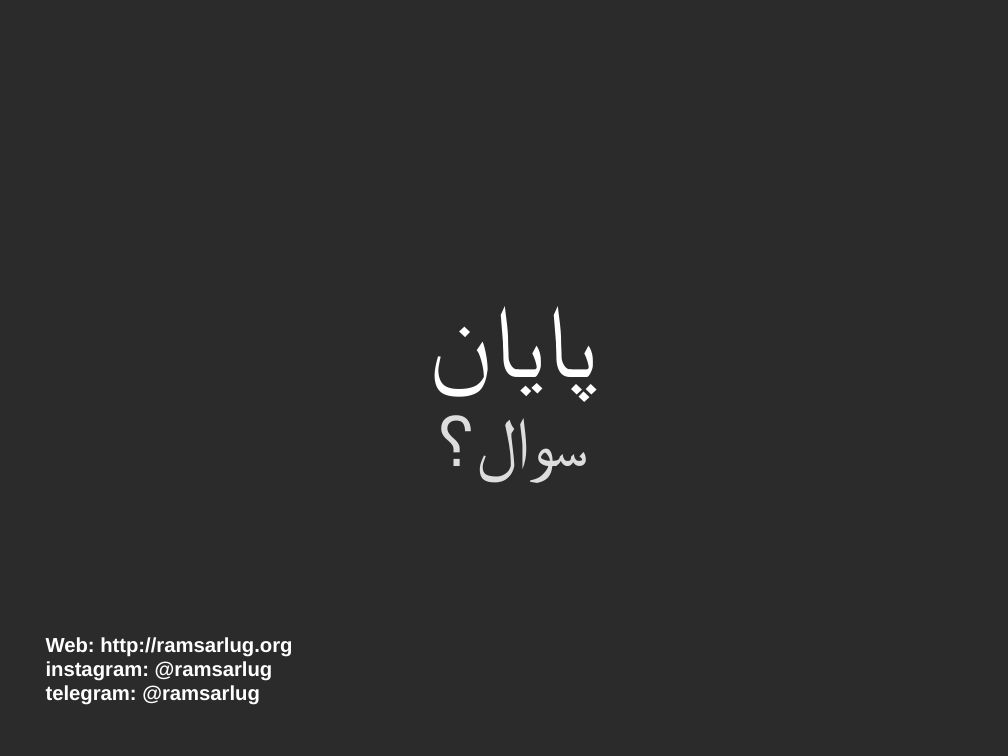
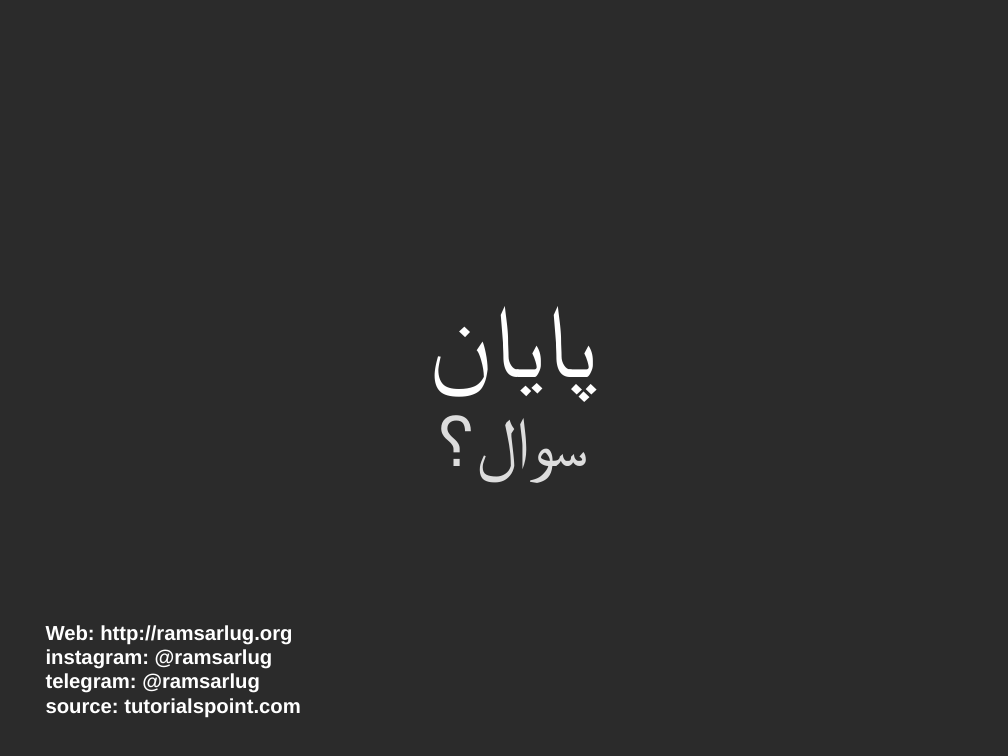
Before and after one commit to mohsen12999/rlug, a slide deck: slide 18 of public/lugs/lug-16/present/os.odp. Drawn at 1008x756 pixels with LibreOffice and Linux fonts; fonts in the diff are those of the drawing; background and template pictures are left out; a plain dark background stands for a picture behind light text. Boxes give left, top, right and bottom in pixels: in the first picture for what was removed or moved away, otherwise in the second. Text is boxed around its words. In the diff, an @@ line names an element or a change of style, - is before the commit and + after.

```diff
--- a/public/lugs/lug-16/present/os.odp
+++ b/public/lugs/lug-16/present/os.odp
@@ title at (x1=46, y1=625, x2=301, y2=718): text changed @@
-Web: http://ramsarlug.org
-instagram: @ramsarlug
-telegram: @ramsarlug
+Web: http://ramsarlug.org
+instagram: @ramsarlug
+telegram: @ramsarlug
+source: tutorialspoint.com
```
Also in this commit, not shown: 1 other slide changed, 40 other files.
